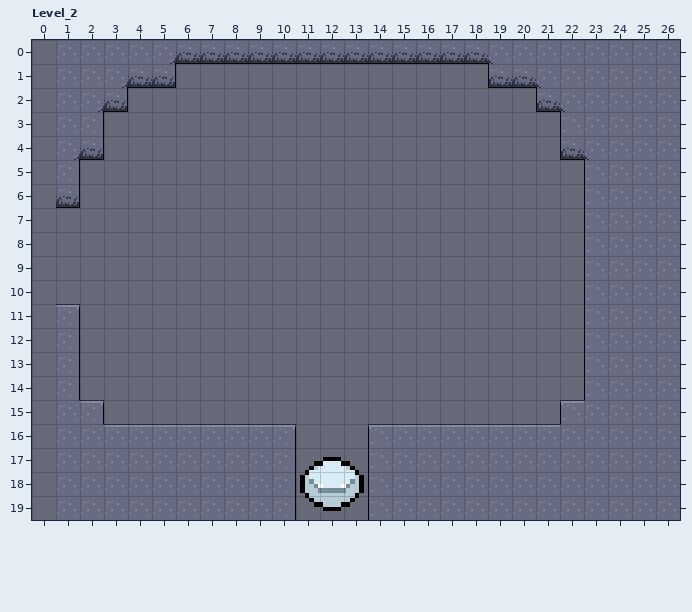
Two versions of a level (LDtk project, Assets/Game/World/map.ldtk). Above, as it was before the edit.
Cells are 16x16 px. Shown: Level_2 x 0..26, y 0..19. The commit also changed other parts of the map, which this record leaves out. The old version is drawn lined up with the new one.
And afterwards:
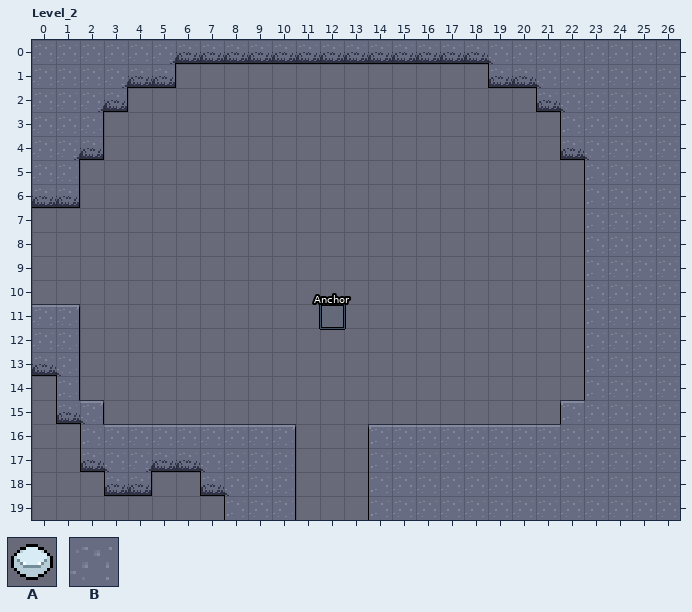
Key: from "BasicTileset": A 17; from "Roles": B 1 "Foundation".
_ is an empty cell, . an unchanged one.
Objects are placed by their top-left corner, in cells (3,4 is the top-left corner of cell 3,4); size is 1x1 cell unless given.
Change:
map size 26x20 -> 27x20 cells (old content now starts at 1,0; both pictures use the new coordinates)
--- layer "Roles"
@@ x 0..0 @@
- 0 _
- 1 _
- 2 _
- 3 _
- 4 _
- 5 _
- 6 _
+ 0 B
+ 1 B
+ 2 B
+ 3 B
+ 4 B
+ 5 B
+ 6 B
@@ x 0..0 @@
-11 _
-12 _
-13 _
+11 B
+12 B
+13 B
@@ x 1..7 @@
-16 B......
-17 B......
-18 BB..BB.
-19 BBBBBBB
+16 _......
+17 _......
+18 __..__.
+19 _______
--- layer "Entities"
+"Anchor" rectangle at 12,11
-A "ForceRollback" at 10.5,17 size 4x3
